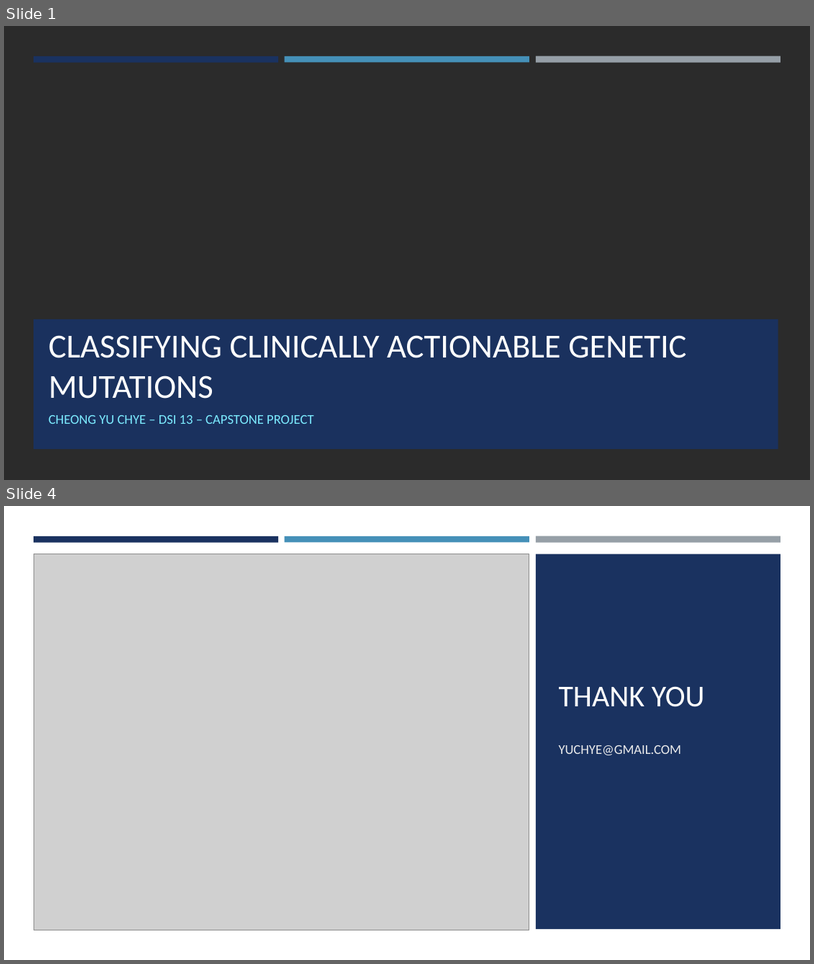
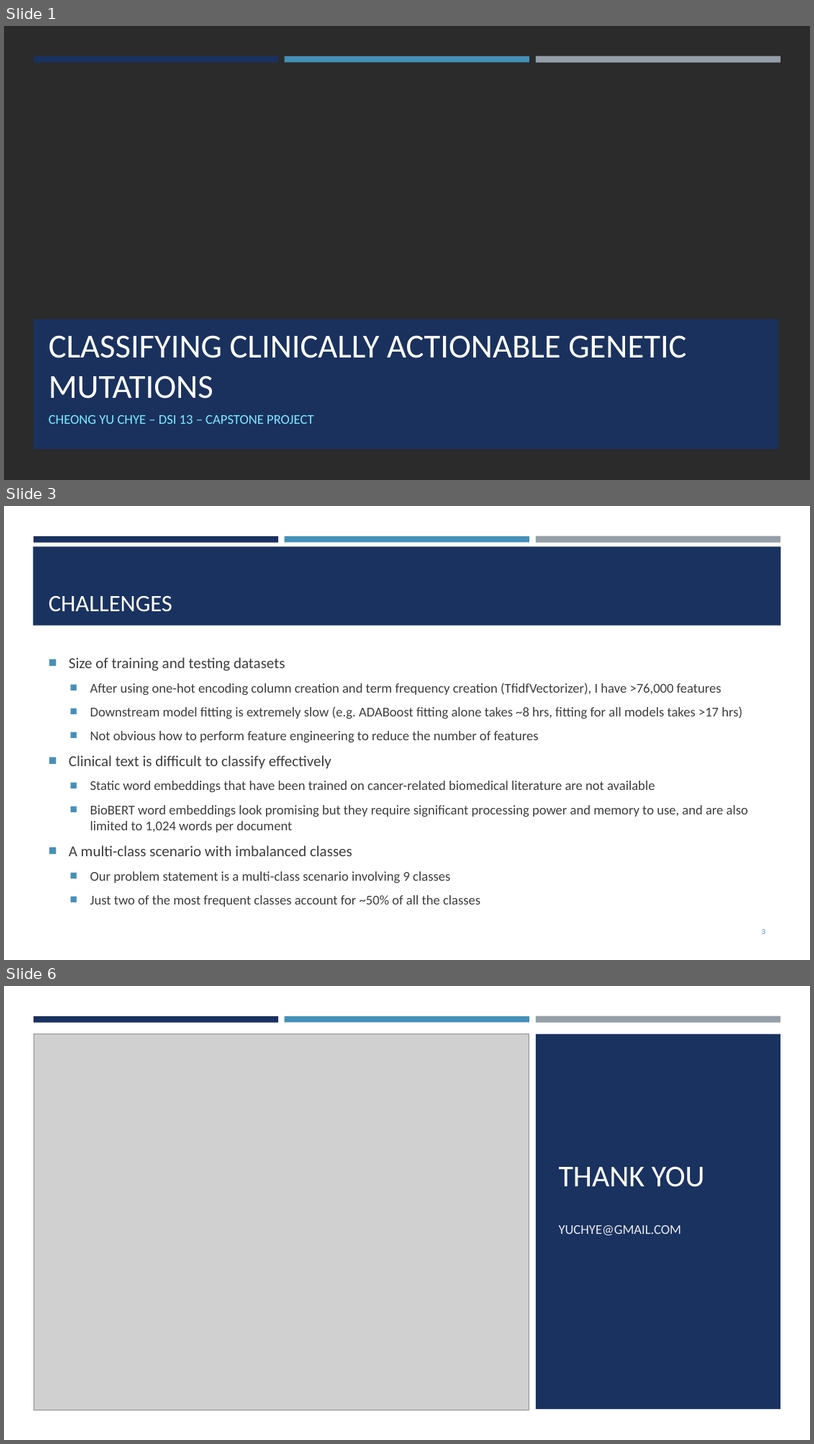
Before and after one commit to yuchye/Capstone, a slide deck: Capstone_Presentation.pptx. Shown one above the other, each under a label of ours: slides 1 and 4 before the commit, slides 1, 3 and 6 after it; the slides between them are not shown. The pictures are 814x964 and 814x1444 pixels, drawn with LibreOffice and Linux fonts; fonts in the diff are those of the drawing; grey boxes stand for pictures; background and template pictures are left out; a plain dark background stands for a picture behind light text. Boxes give left, top, right and bottom in pixels: in the first picture for what was removed or moved away, otherwise in the second. Text is boxed around its words. In the diff, an @@ line names an element or a change of style, - is before the commit and + after.

```diff
--- a/Capstone_Presentation.pptx
+++ b/Capstone_Presentation.pptx
@@ slide 3 added at box(4, 506, 810, 960), background #FFFFFF @@
@@ rectangle added at box(33, 546, 782, 626), fill #1A3260 @@
@@ rectangle added at box(34, 536, 278, 542), fill #1A3260 @@
@@ rectangle added at box(285, 536, 530, 542), fill #4590B8 @@
@@ rectangle added at box(536, 536, 781, 543), fill #969FA7 @@
@@ title added at box(49, 596, 172, 612), 28 pt, text #FFFFFF @@
+CHALLENGES
@@ text added at box(69, 657, 748, 906), 16 pt, text #3D3D3D @@
+■ Size of training and testing datasets
+  ■ After using one-hot encoding column creation and term frequency creation (TfidfVectorizer), I have >76,000 features
+  ■ Downstream model fitting is extremely slow (e.g. ADABoost fitting alone takes ~8 hrs, fitting for all models takes >17 hrs)
+  ■ Not obvious how to perform feature engineering to reduce the number of features
+■ Clinical text is difficult to classify effectively
+  ■ Static word embeddings that have been trained on cancer-related biomedical literature are not available
+  ■ BioBERT word embeddings look promising but they require significant processing power and memory to use, and are also limited to 1,024 words per document
+■ A multi-class scenario with imbalanced classes
+  ■ Our problem statement is a multi-class scenario involving 9 classes
+  ■ Just two of the most frequent classes account for ~50% of all the classes
@@ page number added at box(762, 929, 766, 934), 9 pt, text #4590B8 @@
+3
@@ what was slide 4 is now slide 6 @@
```
Also in this commit, not shown: 1 slide changed, 2 other slides added, 4 slides removed, 14 other files.
